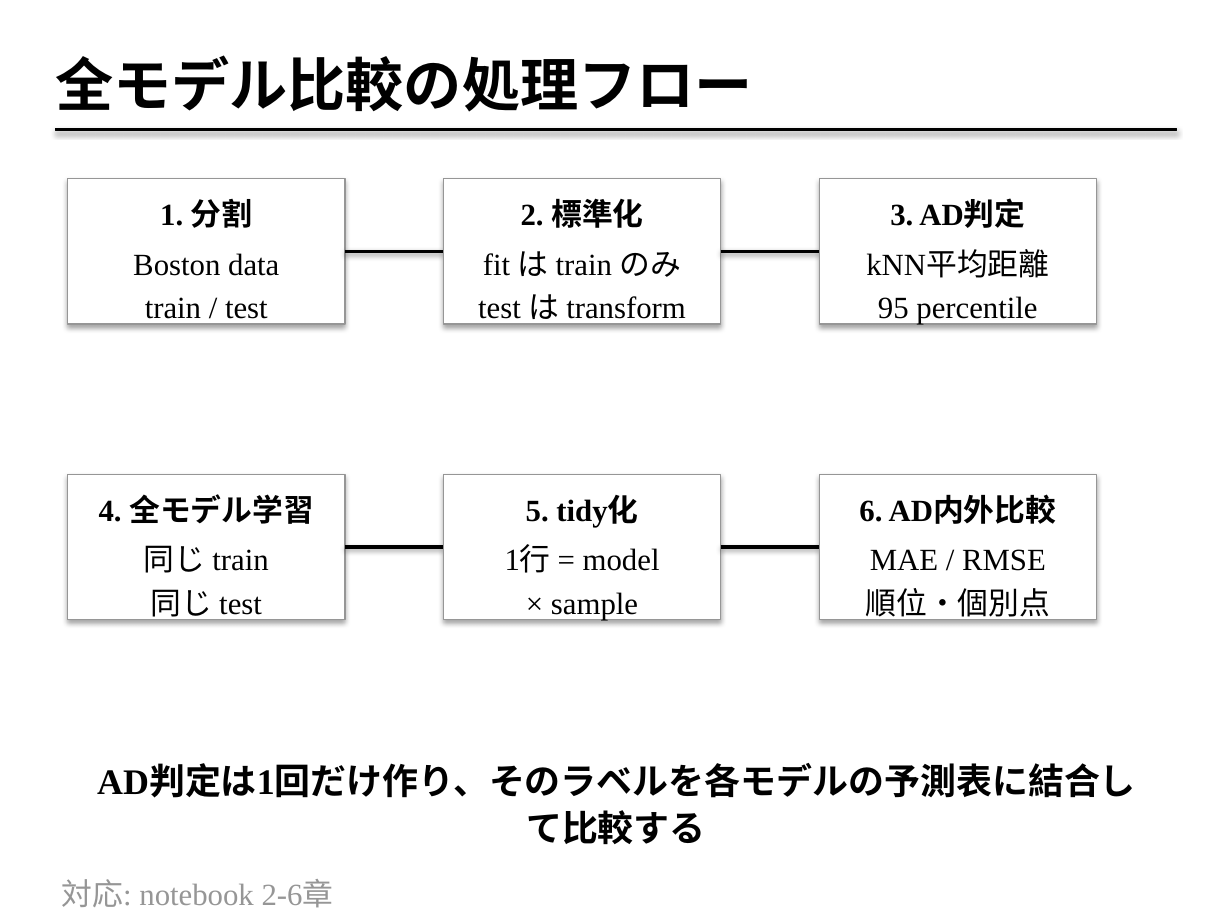
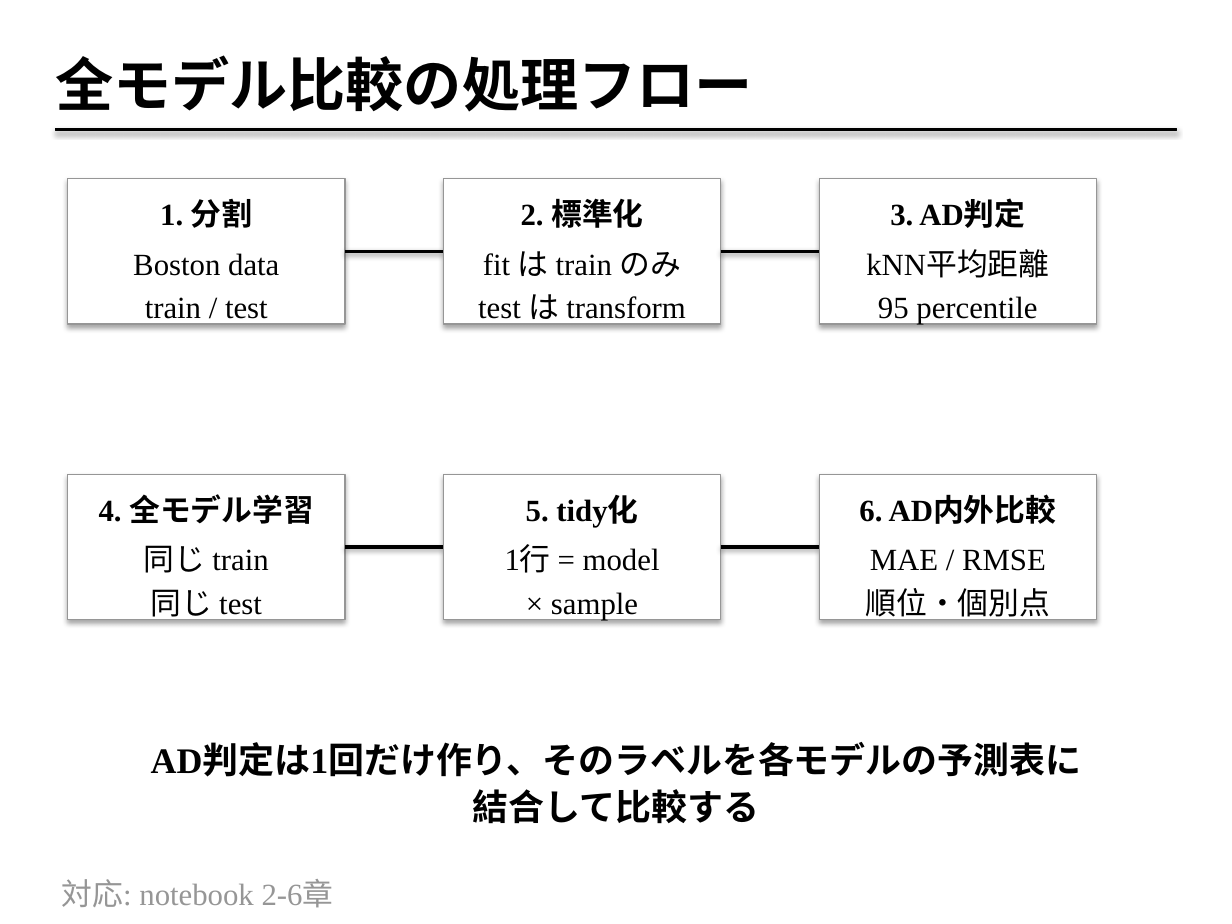
Before and after one commit to fukumoto-riku/python_seminar, a slide deck: slide 3 of lesson_7/applicability-domain_model-comparison_supplement_2026_07_07.pptx. Drawn at 1232x924 pixels with LibreOffice and Linux fonts; fonts in the diff are those of the drawing. Boxes give left, top, right and bottom in pixels: in the first picture for what was removed or moved away, otherwise in the second. Text is boxed around its words. In the diff, an @@ line names an element or a change of style, - is before the commit and + after.

```diff
--- a/lesson_7/applicability-domain_model-comparison_supplement_2026_07_07.pptx
+++ b/lesson_7/applicability-domain_model-comparison_supplement_2026_07_07.pptx
@@ text "AD判定は1回だけ作り、そのラベルを各モデルの予測表に結合して比較する" rewrapped from (x1=97, y1=767, x2=1136, y2=845) to (x1=151, y1=746, x2=1082, y2=824) @@
```
Also in this commit, not shown: 10 other slides changed, 3 other files.
